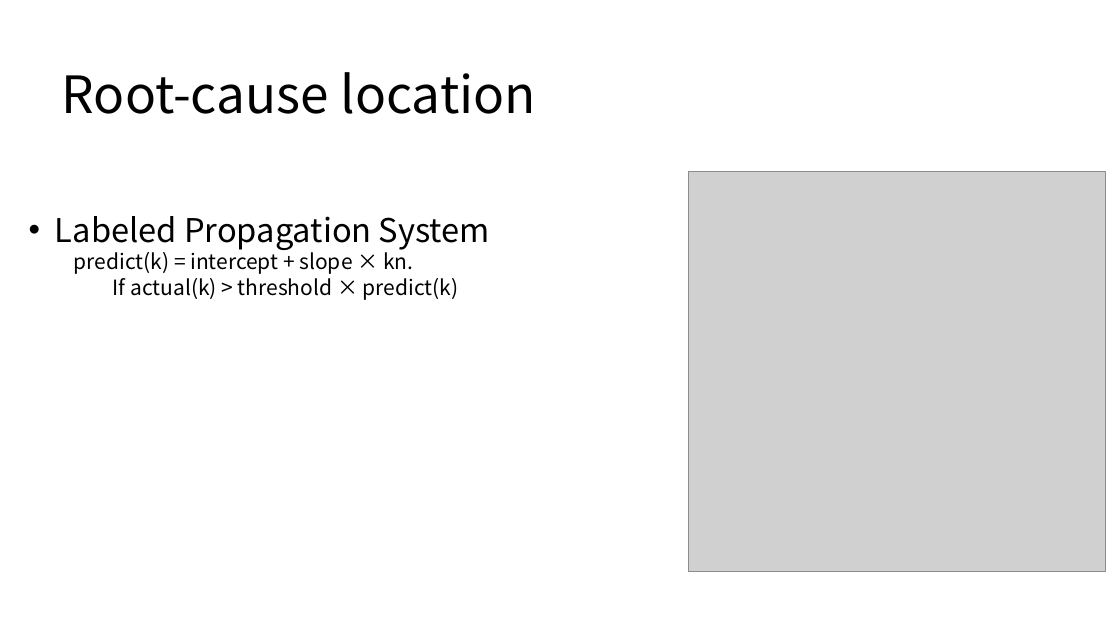
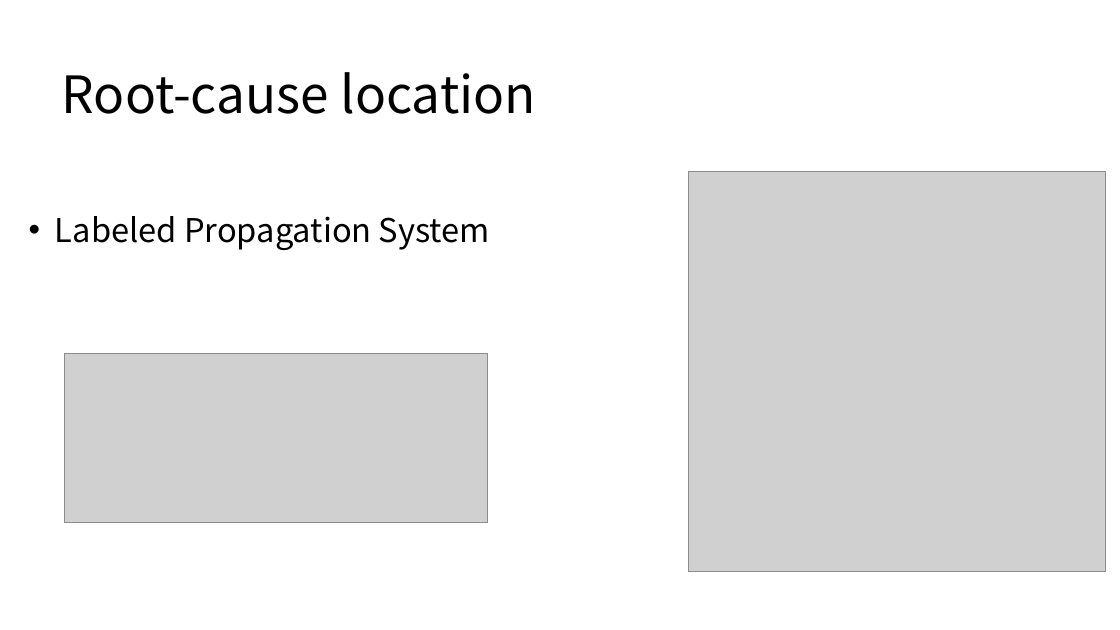
Before and after one commit to suliuzh/papers, a slide deck: slide 20 of 大组会en.pptx. Drawn at 1120x630 pixels with LibreOffice and Linux fonts; fonts in the diff are those of the drawing; grey boxes stand for pictures. Boxes give left, top, right and bottom in pixels: in the first picture for what was removed or moved away, otherwise in the second. Text is boxed around its words. In the diff, an @@ line names an element or a change of style, - is before the commit and + after.

```diff
--- a/大组会en.pptx
+++ b/大组会en.pptx
@@ text at bbox=[55, 216, 490, 250]: text changed; size 18 to 28 pt @@
-• Labeled Propagation System
-  predict(k) = intercept + slope × kn.
-If actual(k) > threshold × predict(k)
+• Labeled Propagation System
@@ picture added at bbox=[65, 354, 488, 523] @@
```
Also in this commit, not shown: 11 other slides changed, 1 slide added, 1 slide removed, 2 other files.
